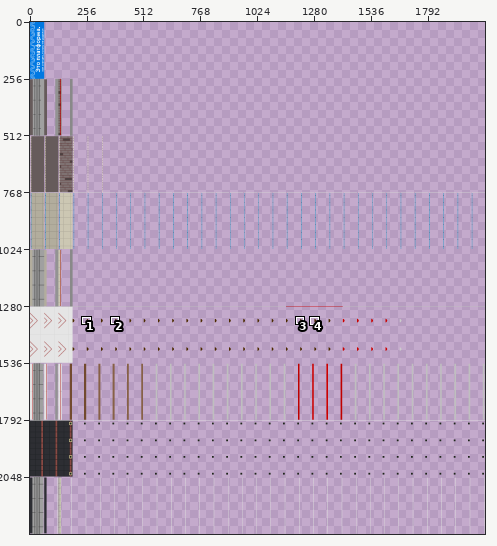
A sprite sheet gets an edit: res/platform.png. The first picture is a wide view before the edit; the outline marks the close-up.
Close-up. Old version:
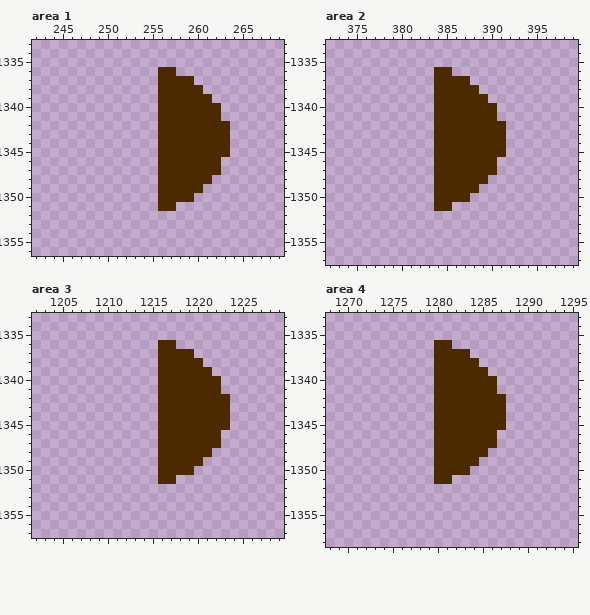
The file is 2048x2304 pixels. Pixels under 10% opacity are left out. Colours within 5 levels of each other are drawn and written as one. Shown: area 1: x 242..269, y 1333..1356; area 2: x 372..399, y 1333..1357; area 3: x 1202..1229, y 1333..1357; area 4: x 1268..1295, y 1333..1358. The commit also changed other parts of the picture, which this record leaves out.
And afterwards:
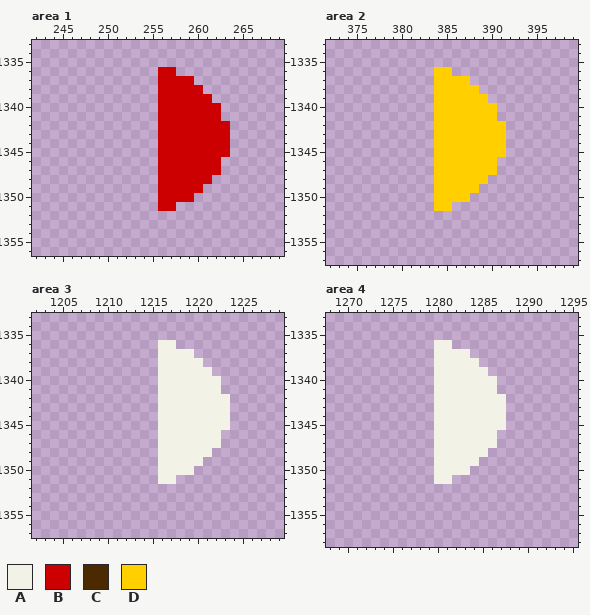
Palette (. is transparent): A #f2f2e6  B #cc0000  C #4c2a00  D #ffcf00
Changes in this commit:
Area 1:
Colour B replaces colour C in row 1336 at x 256 to 257; in row 1337 at x 256 to 259; in row 1338 at x 256 to 260; in row 1339 at x 256 to 261; in rows 1340 to 1341 at x 256 to 262; in rows 1342 to 1345 at x 256 to 263.
Colour B replaces colour C in rows 1346 to 1347 at x 256 to 262; in row 1348 at x 256 to 261; in row 1349 at x 256 to 260; in row 1350 at x 256 to 259; in row 1351 at x 256 to 257.
Area 2:
Colour D replaces colour C in row 1336 at x 384 to 385; in row 1337 at x 384 to 387; in row 1338 at x 384 to 388; in row 1339 at x 384 to 389; in rows 1340 to 1341 at x 384 to 390; in rows 1342 to 1345 at x 384 to 391.
Colour D replaces colour C in rows 1346 to 1347 at x 384 to 390; in row 1348 at x 384 to 389; in row 1349 at x 384 to 388; in row 1350 at x 384 to 387; in row 1351 at x 384 to 385.
Area 3:
Colour A replaces colour C in row 1336 at x 1216 to 1217; in row 1337 at x 1216 to 1219; in row 1338 at x 1216 to 1220; in row 1339 at x 1216 to 1221; in rows 1340 to 1341 at x 1216 to 1222; in rows 1342 to 1345 at x 1216 to 1223.
Colour A replaces colour C in rows 1346 to 1347 at x 1216 to 1222; in row 1348 at x 1216 to 1221; in row 1349 at x 1216 to 1220; in row 1350 at x 1216 to 1219; in row 1351 at x 1216 to 1217.
Area 4:
Colour A replaces colour C in row 1336 at x 1280 to 1281; in row 1337 at x 1280 to 1283; in row 1338 at x 1280 to 1284; in row 1339 at x 1280 to 1285; in rows 1340 to 1341 at x 1280 to 1286; in rows 1342 to 1345 at x 1280 to 1287.
Colour A replaces colour C in rows 1346 to 1347 at x 1280 to 1286; in row 1348 at x 1280 to 1285; in row 1349 at x 1280 to 1284; in row 1350 at x 1280 to 1283; in row 1351 at x 1280 to 1281.
